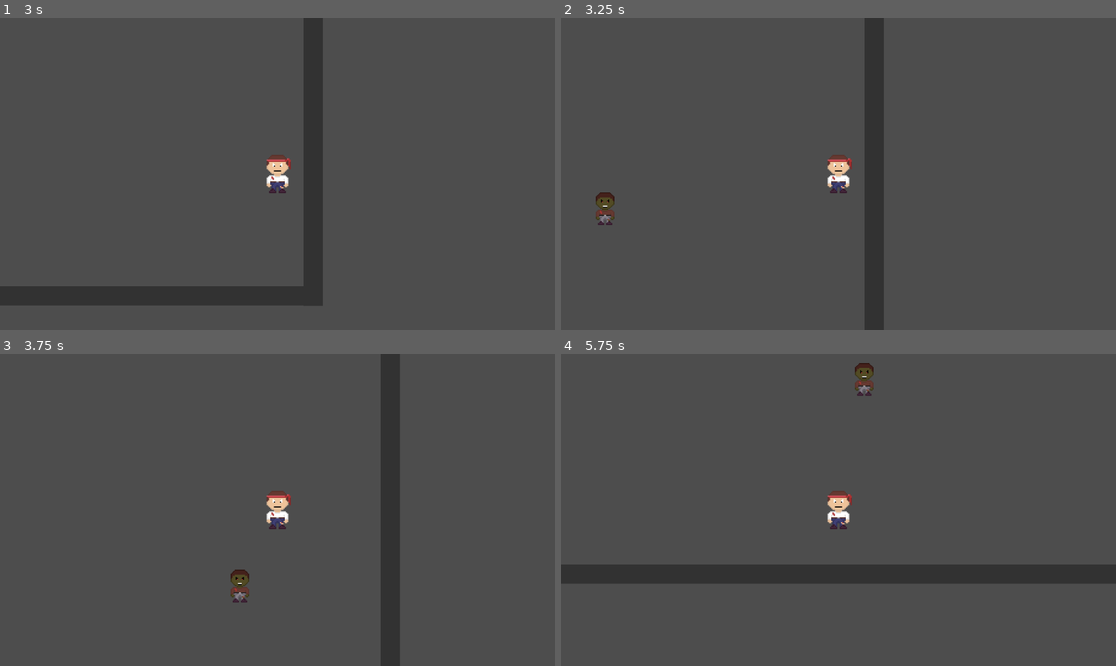
Above: before the commit, frames 1-4 (two rows, left to right).
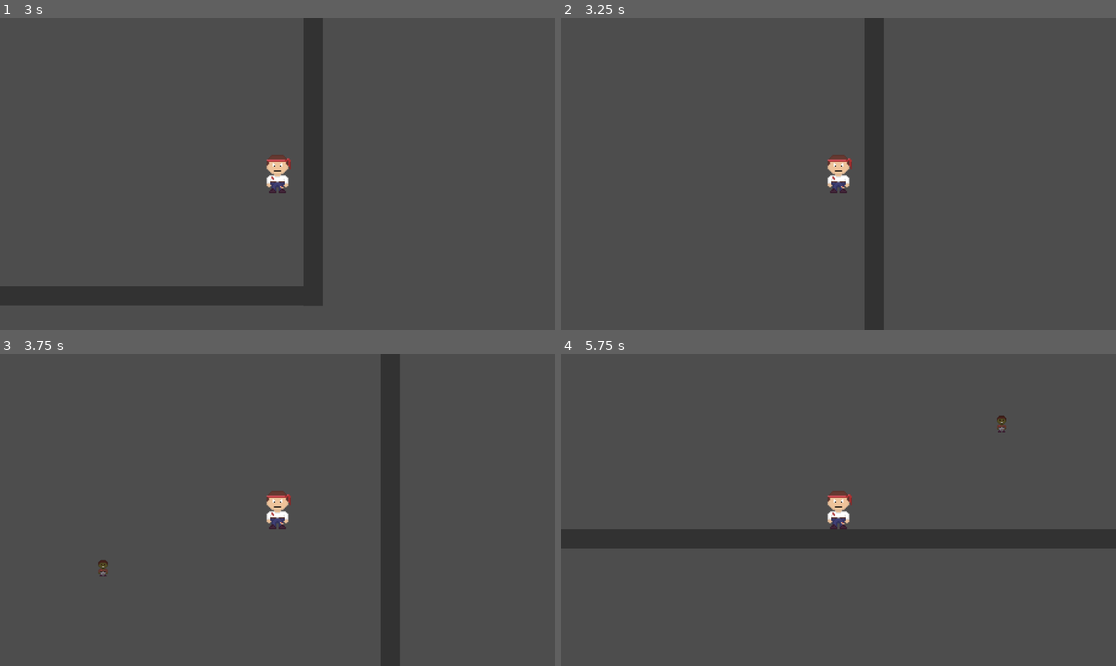
Above: after the commit, the same moments.

Repository: haydenmarshall65/zombie-horde
Game: Godot game, scene res://Scenes/test.tscn
Same seed, same stepped clock (60 frames per second), same inputs: the game is played once before the commit and once after it. This scene is started directly instead of the project's main scene.
Inputs:
- Up to frame 1 (3 s): tap Enter at 0.5 s; hold D (move_right) 0.53-1.28 s; hold Space (attack) 0.53-1.28 s; hold S (move_down) 1.28-2.03 s; tap Space (attack) at 1.35, 2.85 s; hold D (move_right) 2.03-2.78 s; hold Space (attack) 2.03-2.78 s; hold W (move_up) from 2.78 s (still down)
- Up to frame 2 (3.25 s): keep holding W (move_up)
- Up to frame 3 (3.75 s): release W (move_up) at 3.53 s; hold A (move_left) from 3.53 s (still down); hold Space (attack) from 3.53 s (still down)
- Up to frame 4 (5.75 s): release Space (attack) at 4.28 s; tap Space (attack) at 4.35 s; release A (move_left) at 5.03 s; hold S (move_down) from 5.03 s (still down); hold Space (attack) from 5.03 s (still down)

Frame 1 is identical in both runs. In frame 2, 0.3% of the frame differs, in the area x 6-10%, y 55-67%; in frame 3, 0.4%; in frame 4, 13%, in the area x 0-100%, y 2-74%.

Commit message:
add spawner and todo comments

Diff:
--- a/Scenes/test.tscn
+++ b/Scenes/test.tscn
@@ -1,7 +1,7 @@
 [gd_scene format=3 uid="uid://qr84qe1s51gr"]
 
 [ext_resource type="PackedScene" uid="uid://bybq7co42ns1q" path="res://Scenes/player.tscn" id="1_8od7v"]
-[ext_resource type="PackedScene" uid="uid://d22q7lgk4hqrr" path="res://Scenes/zombie.tscn" id="2_qc4db"]
+[ext_resource type="PackedScene" uid="uid://f34s02osumcp" path="res://Scenes/zombie_spawner.tscn" id="1_qc4db"]
 
 [sub_resource type="RectangleShape2D" id="RectangleShape2D_8od7v"]
 size = Vector2(1191, 20)
@@ -14,14 +14,14 @@
 
 [node name="Test" type="Node2D" unique_id=1101431248]
 
+[node name="ZombieSpawner" parent="." unique_id=1620977475 node_paths=PackedStringArray("target") instance=ExtResource("1_qc4db")]
+position = Vector2(120, 93)
+spawn_interval = 5.0
+target = NodePath("../Player")
+
 [node name="Player" parent="." unique_id=1618639106 instance=ExtResource("1_8od7v")]
 position = Vector2(531, 311)
 scale = Vector2(2, 2)
-
-[node name="Zombie" parent="." unique_id=2072297901 node_paths=PackedStringArray("_target") instance=ExtResource("2_qc4db")]
-position = Vector2(29, 34)
-scale = Vector2(2, 2)
-_target = NodePath("../Player")
 
 [node name="Walls" type="StaticBody2D" parent="." unique_id=1996986915]
 
--- /dev/null
+++ b/Scenes/zombie_spawner.tscn
@@ -0,0 +1,18 @@
+[gd_scene format=3 uid="uid://f34s02osumcp"]
+
+[ext_resource type="Script" uid="uid://c4clf23mnbjyl" path="res://Scripts/ZombieSpawner.gd" id="1_y6lrb"]
+[ext_resource type="Script" uid="uid://c6bh2hsiugpdk" path="res://Scripts/Hitbox_Hurtbox/Hurtbox.gd" id="2_ym14x"]
+
+[sub_resource type="RectangleShape2D" id="RectangleShape2D_jey18"]
+
+[node name="ZombieSpawner" type="Node2D" unique_id=1620977475]
+script = ExtResource("1_y6lrb")
+
+[node name="SpawnTimer" type="Timer" parent="." unique_id=1833852539]
+autostart = true
+
+[node name="ZombieSpawnerHitbox" type="Area2D" parent="." unique_id=1678493242]
+script = ExtResource("2_ym14x")
+
+[node name="HitboxShape" type="CollisionShape2D" parent="ZombieSpawnerHitbox" unique_id=23140259]
+shape = SubResource("RectangleShape2D_jey18")
--- a/Scripts/Pathfind/StandardPathfind.gd
+++ b/Scripts/Pathfind/StandardPathfind.gd
@@ -5,6 +5,7 @@
 	# use that angle to determine the type of vector to add to the _entity's current
 	# location.
 	if !_target:
+		print("No target");
 		return
 
 	var direction: Vector2 = entity.global_position.direction_to(_target.global_position).normalized()
--- a/Scripts/Player.gd
+++ b/Scripts/Player.gd
@@ -30,6 +30,7 @@
 ## is reenabled.
 ## If the player loses all 4 lives, they are removed.
 func _process(delta: float) -> void:
+	# todo add code to add cooldown for attacking
 
 	_handle_hitbox()
 
--- /dev/null
+++ b/Scripts/ZombieSpawner.gd
@@ -0,0 +1,34 @@
+class_name ZombieSpawner extends Node
+
+@export var spawn_position: Vector2 = Vector2(0, 0)
+@export var health: int = 3
+@export var spawn_interval: float = 1.0
+@export var target: CharacterBody2D
+
+var zombie_scene: PackedScene = preload("res://Scenes/Zombie.tscn")
+
+func _ready() -> void:
+	$SpawnTimer.wait_time = spawn_interval
+	$SpawnTimer.connect("timeout", _spawn_zombie_on_timeout)
+	$ZombieSpawnerHitbox.connect("is_hit", _on_ZombieSpawnerHitbox_area_entered)
+
+func _process(delta: float) -> void:
+	# todo add code to change the sprite based on health
+	pass
+
+func _spawn_zombie_on_timeout() -> void:
+	# Spawn a zombie
+	var zombie: Zombie = zombie_scene.instantiate()
+
+	zombie.position = spawn_position
+
+	zombie._target = target
+
+	add_child(zombie)
+
+func _on_ZombieSpawnerHitbox_area_entered(hitbox: Area2D) -> void:
+	if hitbox.name == "AttackingHitbox":
+		health -= 1
+
+	if health == 0:
+		queue_free()
Not shown, added: Scripts/ZombieSpawner.gd.uid
